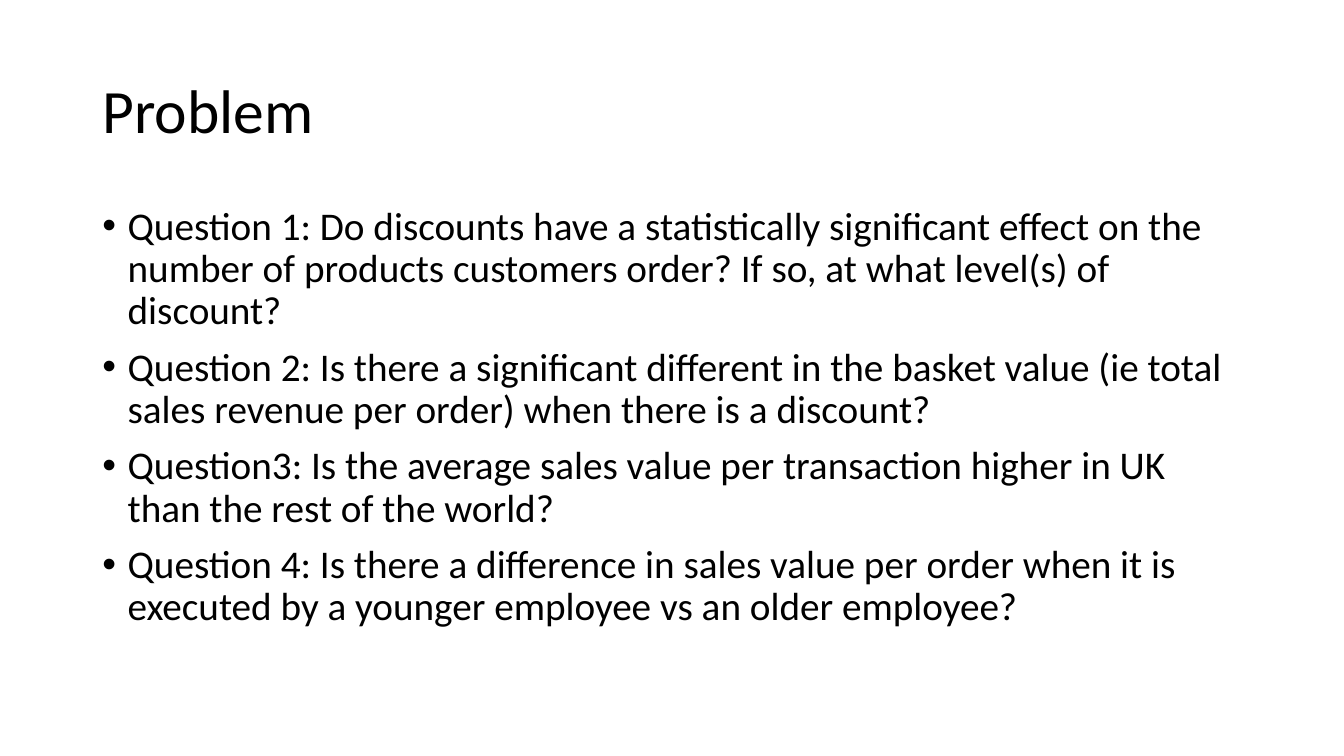
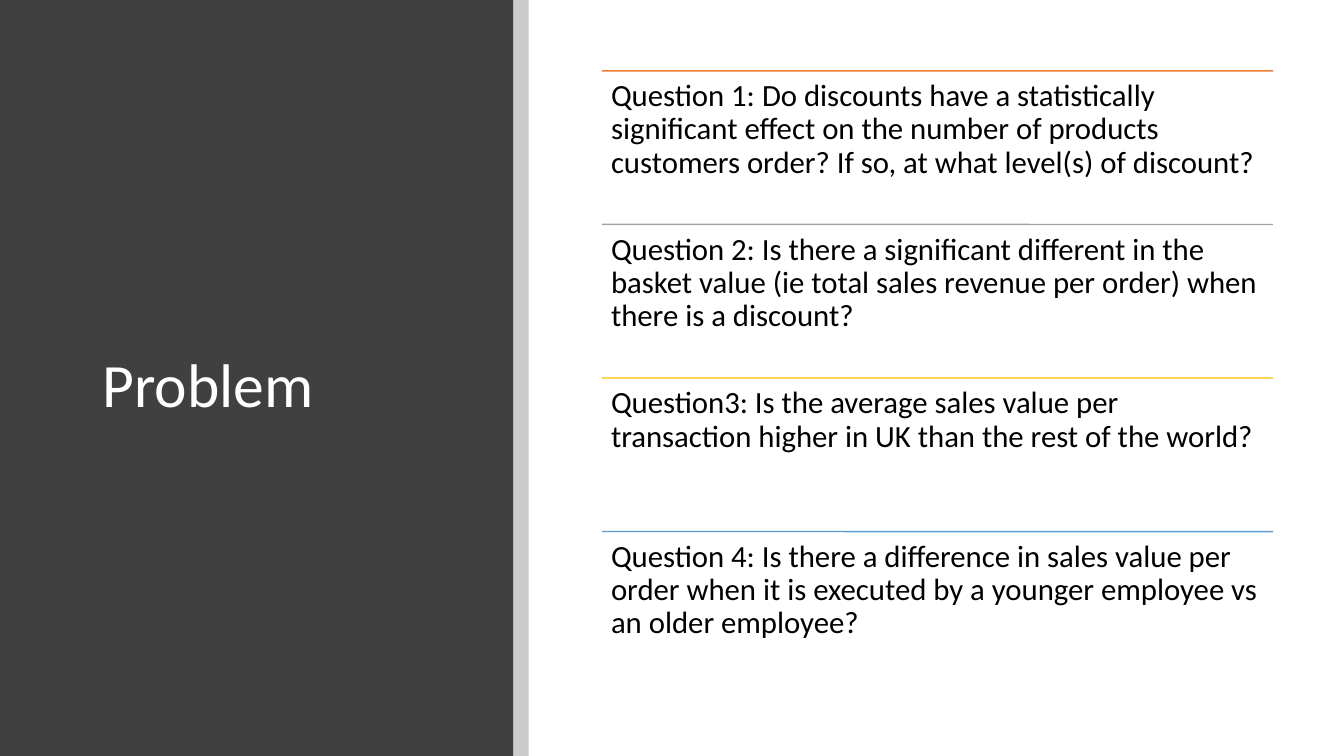
Before and after one commit to alexxlu/dsc-2-final-project-online-ds-pt-100118, a slide deck: slide 2 of Project2 ppt.pptx. Drawn at 1344x756 pixels with LibreOffice and Linux fonts; fonts in the diff are those of the drawing. Boxes give left, top, right and bottom in pixels: in the first picture for what was removed or moved away, otherwise in the second. Text is boxed around its words. In the diff, an @@ line names an element or a change of style, - is before the commit and + after.

```diff
--- a/Project2 ppt.pptx
+++ b/Project2 ppt.pptx
@@ rectangle added at box(0, 0, 513, 756), fill #404040 @@
@@ rectangle added at box(513, 0, 529, 756), fill #000000 at 20% opacity @@
@@ title "Problem": place and size @@
-title "Problem" at box(102, 90, 313, 134)
+title "Problem" at box(102, 364, 313, 408)
@@ title "Problem" at box(102, 364, 313, 408): text colour #000000 to #FFFFFF @@
@@ text removed at box(128, 212, 1222, 627) @@
-• Question 1: Do discounts have a statistically significant effect on the number of products customers order? If so, at what level(s) of discount?
-• Question 2: Is there a significant different in the basket value (ie total sales revenue per order) when there is a discount?
-• Question3: Is the average sales value per transaction higher in UK than the rest of the world?
-• Question 4: Is there a difference in sales value per order when it is executed by a younger employee vs an older employee?
@@ group added at box(602, 71, 1273, 638): 4 lines, 4 texts @@
+Question 1: Do discounts have a statistically significant effect on the number of products customers order? If so, at what level(s) of discount?
+Question 2: Is there a significant different in the basket value (ie total sales revenue per order) when there is a discount?
+Question3: Is the average sales value per transaction higher in UK than the rest of the world?
+Question 4: Is there a difference in sales value per order when it is executed by a younger employee vs an older employee?
```
Also in this commit, not shown: 5 other slides changed, 4 slides added, 6 other files.
